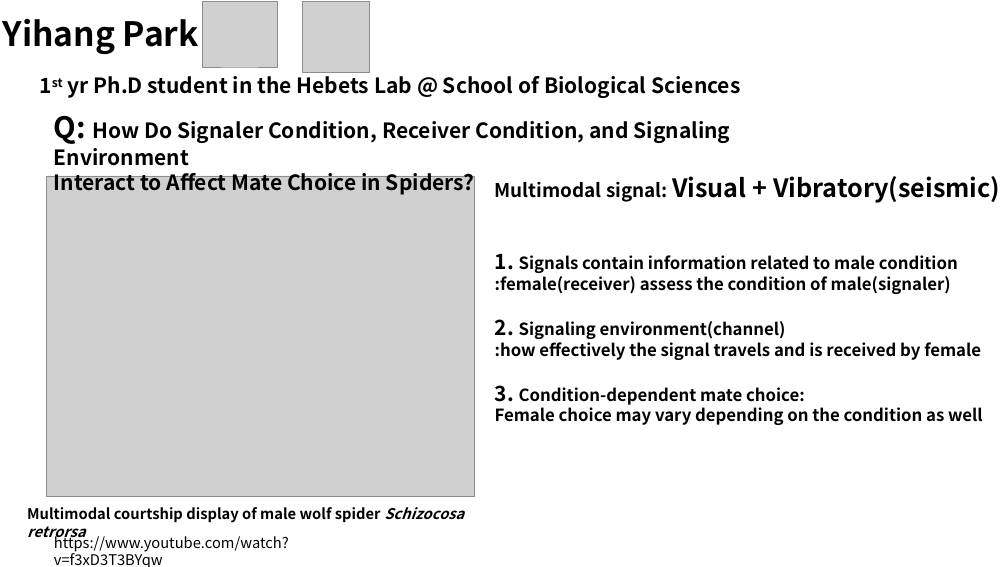
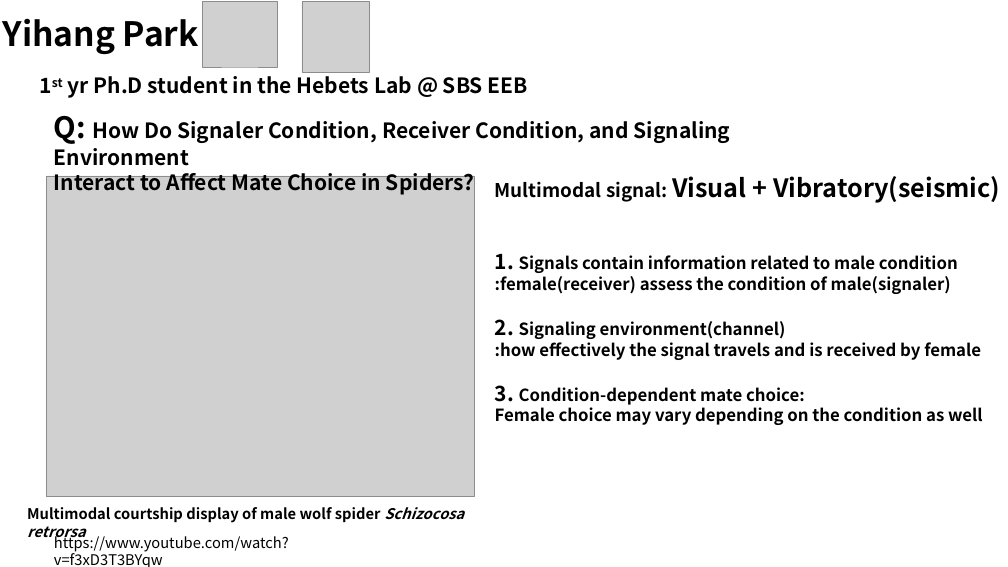
Before and after one commit to BIOS967/BIOS967_Fall2023, a slide deck: slide 1 of Park_Yihang/20230913 presntation_YHP.pptx. Drawn at 1008x567 pixels with LibreOffice and Linux fonts; fonts in the diff are those of the drawing; grey boxes stand for pictures. Boxes give left, top, right and bottom in pixels: in the first picture for what was removed or moved away, otherwise in the second. Text is boxed around its words. In the diff, an @@ line names an element or a change of style, - is before the commit and + after.

```diff
--- a/Park_Yihang/20230913 presntation_YHP.pptx
+++ b/Park_Yihang/20230913 presntation_YHP.pptx
@@ text at box(68, 72, 528, 98): text changed @@
-1st yr Ph.D student in the Hebets Lab @ School of Biological Sciences
+1st yr Ph.D student in the Hebets Lab @ SBS EEB
```
